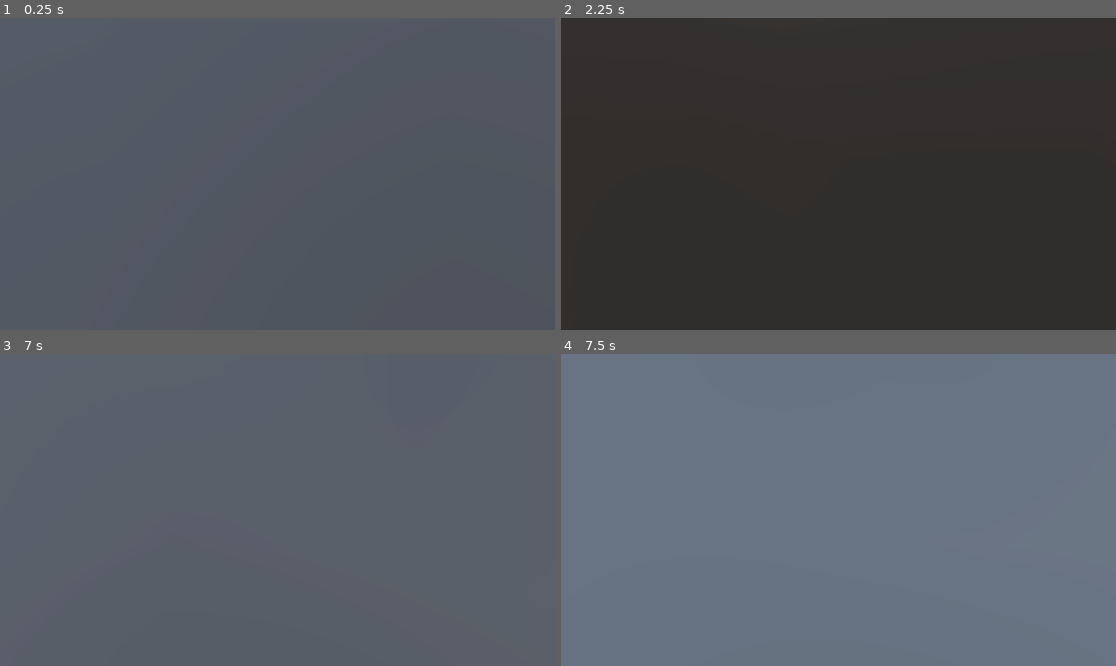
Above: before the commit, frames 1-4 (two rows, left to right).
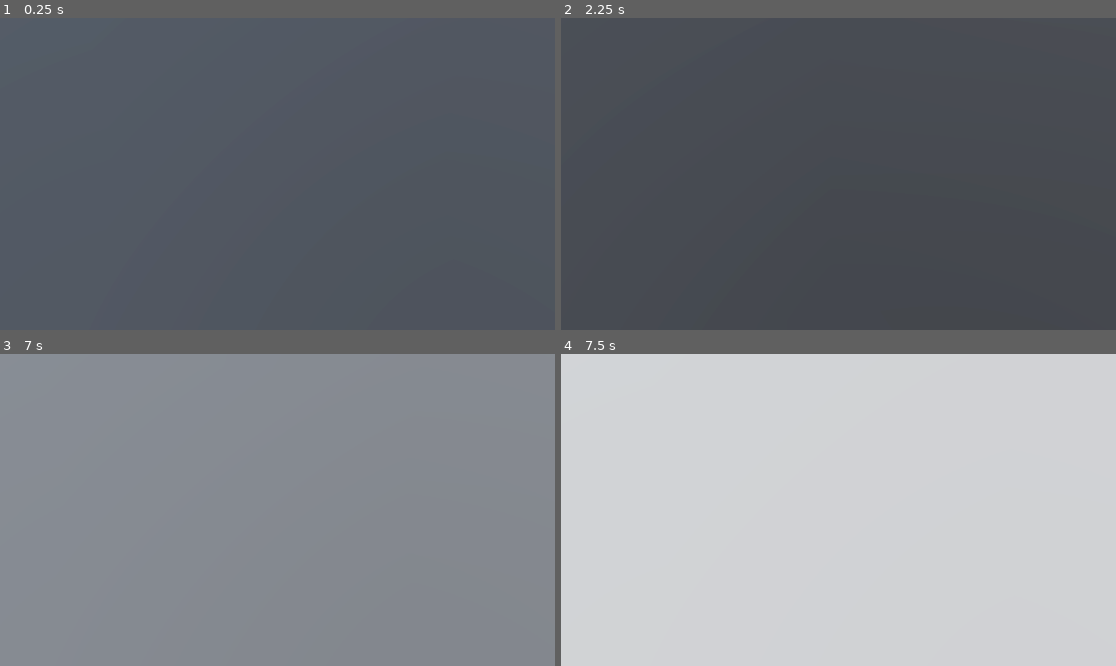
Above: after the commit, the same moments.

Repository: marioxaxa/felpojam
Game: Godot game, scene res://levels/level_01/sala_01.tscn
Same seed, same stepped clock (60 frames per second), same inputs: the game is played once before the commit and once after it. Before the commit the project starts from res://levels/level_01/world.tscn.
Inputs (mouse positions are in pixels of both pictures, inside the frame that each line leads up to):
- Up to frame 1 (0.25 s): no input
- Up to frame 2 (2.25 s): tap Enter at 0.5, 2 s; move the mouse to (832, 180) at 0.52 s; hold W (up) from 0.53 s (still down); tap Space (jump) at 0.6, 0.77, 1.07, 1.25, 1.35, 1.52, 1.82, 2.1 s; move the mouse to (877, 177) at 1.27 s; move the mouse to (794, 170) at 2.02 s
- Up to frame 3 (7 s): tap Space (jump) at 2.75, 2.85, 3.02, 3.32, 3.6, 3.77, 4.07, 4.25, 4.35, 4.52, 4.82, 5.1, 5.85, 6.02, 6.32, 6.6, 6.77 s; move the mouse to (283, 510) at 2.77 s; release W (up) at 2.78 s; hold A (left) 2.78-3.53 s; tap Enter at 3.5 s; move the mouse to (255, 503) at 3.52 s; hold W (up) 3.53-5.78 s; move the mouse to (305, 510) at 4.27 s; move the mouse to (249, 510) at 5.02 s; move the mouse to (288, 503) at 5.77 s; hold D (right) 5.78-6.53 s; move the mouse to (271, 516) at 6.52 s; hold W (up) from 6.53 s (still down)
- Up to frame 4 (7.5 s): keep holding W (up); tap Space (jump) at 7.07, 7.35 s; move the mouse to (877, 513) at 7.27 s

The runs differ from the first frame. In frame 2, 100% of the frame differs, in the area x 0-100%, y 0-100%; in frame 3, 100%; in frame 4, 100%.

Commit message:
feat: base de transição de área, junto com outra cena

Diff:
--- /dev/null
+++ b/core/transition_layer.gd
@@ -0,0 +1,27 @@
+extends CanvasLayer
+
+@onready var animation_player = $AnimationPlayer
+var next_scene_path = ""
+
+# _ready é chamado apenas uma vez, quando o jogo inicia.
+func _ready():
+	# Conectamos ao sinal 'scene_changed' para saber quando uma nova cena foi carregada.
+	get_tree().scene_changed.connect(_on_scene_changed)
+
+func transition_to(scene_path: String):
+	# Evita que uma nova transição comece se uma já estiver em andamento.
+	if animation_player.is_playing() and animation_player.current_animation == "fade_to_white":
+		return
+
+	next_scene_path = scene_path
+	animation_player.play("fade_to_white")
+
+func _on_animation_player_animation_finished(anim_name):
+	if anim_name == "fade_to_white":
+		# A troca de cena precisa ser deferida para acontecer de forma segura.
+		get_tree().call_deferred("change_scene_to_file", next_scene_path)
+
+# Esta função será chamada automaticamente pelo sinal 'scene_changed'.
+func _on_scene_changed():
+	# Toca a animação para revelar a cena.
+	animation_player.play("fade_to_normal")
--- /dev/null
+++ b/core/transition_layer.tscn
@@ -0,0 +1,59 @@
+[gd_scene format=3 uid="uid://dpsk6l1p8a5q6"]
+
+[ext_resource type="Script" uid="uid://btqkjvlh47imb" path="res://core/transition_layer.gd" id="1_ffw2a"]
+
+[sub_resource type="Animation" id="Animation_c6w8p"]
+resource_name = "fade_to_normal"
+length = 0.5
+tracks/0/type = "value"
+tracks/0/imported = false
+tracks/0/enabled = true
+tracks/0/path = NodePath("ColorRect:color")
+tracks/0/interp = 1
+tracks/0/loop_wrap = true
+tracks/0/keys = {
+"times": PackedFloat32Array(0, 0.5),
+"transitions": PackedFloat32Array(1, 1),
+"update": 0,
+"values": [Color(1, 1, 1, 1), Color(1, 1, 1, 0)]
+}
+
+[sub_resource type="Animation" id="Animation_h1yri"]
+resource_name = "fade_to_white"
+length = 0.5
+tracks/0/type = "value"
+tracks/0/imported = false
+tracks/0/enabled = true
+tracks/0/path = NodePath("ColorRect:color")
+tracks/0/interp = 1
+tracks/0/loop_wrap = true
+tracks/0/keys = {
+"times": PackedFloat32Array(0, 0.5),
+"transitions": PackedFloat32Array(1, 1),
+"update": 0,
+"values": [Color(1, 1, 1, 0), Color(1, 1, 1, 1)]
+}
+
+[sub_resource type="AnimationLibrary" id="AnimationLibrary_y7f8d"]
+_data = {
+&"fade_to_normal": SubResource("Animation_c6w8p"),
+&"fade_to_white": SubResource("Animation_h1yri")
+}
+
+[node name="TransitionLayer" type="CanvasLayer" unique_id=1962028237]
+layer = 128
+script = ExtResource("1_ffw2a")
+
+[node name="ColorRect" type="ColorRect" parent="." unique_id=2074782922]
+anchors_preset = 15
+anchor_right = 1.0
+anchor_bottom = 1.0
+grow_horizontal = 2
+grow_vertical = 2
+mouse_filter = 2
+color = Color(1, 1, 1, 0)
+
+[node name="AnimationPlayer" type="AnimationPlayer" parent="." unique_id=2040005156]
+libraries/ = SubResource("AnimationLibrary_y7f8d")
+
+[connection signal="animation_finished" from="AnimationPlayer" to="." method="_on_animation_player_animation_finished"]
--- a/entities/player/player_controller.gd
+++ b/entities/player/player_controller.gd
@@ -2,7 +2,7 @@
 
 const SPEED = 5.0
 const JUMP_VELOCITY = 4.5
-const SENSITIVITY = 0.03
+const SENSITIVITY = 0.003
 
 @onready var head = $Head
 @onready var camera = $Head/Camera3D
@@ -21,10 +21,6 @@
 	if not is_on_floor():
 		velocity += get_gravity() * delta
 
-	# Handle jump.
-	if Input.is_action_just_pressed("jump") and is_on_floor():
-		velocity.y = JUMP_VELOCITY
-
 	# Get the input direction and handle the movement/deceleration.
 	# As good practice, you should replace UI actions with custom gameplay actions.
 	var input_dir := Input.get_vector("left", "right", "up", "down")
--- /dev/null
+++ b/levels/level_01/area_transition.gd
@@ -0,0 +1,10 @@
+extends Area3D
+
+@export_file("*.tscn") var next_scene_path: String
+
+func _on_body_entered(body):
+	if body.is_in_group("player"):
+		# Desativa a área para não acionar a transição várias vezes.
+		set_deferred("monitoring", false)
+		# Chama o nosso gerenciador de transição global.
+		TransitionLayer.transition_to(next_scene_path)
--- /dev/null
+++ b/levels/level_01/sala_01.tscn
@@ -0,0 +1,88 @@
+[gd_scene format=3 uid="uid://b6tswpbbuby8w"]
+
+[ext_resource type="PackedScene" uid="uid://qg16dkssv2wr" path="res://entities/player/player.tscn" id="1_cawrq"]
+[ext_resource type="Script" uid="uid://biyicljt37a4q" path="res://levels/level_01/area_transition.gd" id="3_gnans"]
+
+[sub_resource type="ProceduralSkyMaterial" id="ProceduralSkyMaterial_7j4su"]
+sky_horizon_color = Color(0.66224277, 0.6717428, 0.6867428, 1)
+ground_horizon_color = Color(0.66224277, 0.6717428, 0.6867428, 1)
+
+[sub_resource type="Sky" id="Sky_gnans"]
+sky_material = SubResource("ProceduralSkyMaterial_7j4su")
+
+[sub_resource type="Environment" id="Environment_anyh6"]
+background_mode = 2
+sky = SubResource("Sky_gnans")
+tonemap_mode = 2
+glow_enabled = true
+
+[sub_resource type="StandardMaterial3D" id="StandardMaterial3D_fxv8n"]
+albedo_color = Color(0, 0, 1, 1)
+
+[sub_resource type="StandardMaterial3D" id="StandardMaterial3D_7j4su"]
+albedo_color = Color(0, 0, 1, 1)
+
+[sub_resource type="BoxShape3D" id="BoxShape3D_otmm6"]
+
+[node name="World" type="Node3D" unique_id=1786102835]
+
+[node name="DirectionalLight3D" type="DirectionalLight3D" parent="." unique_id=313136779]
+transform = Transform3D(-0.8660254, -0.43301278, 0.25, 0, 0.49999997, 0.86602545, -0.50000006, 0.75, -0.43301266, 0, 0, 0)
+shadow_enabled = true
+
+[node name="WorldEnvironment" type="WorldEnvironment" parent="." unique_id=1550380617]
+environment = SubResource("Environment_anyh6")
+
+[node name="Player" parent="." unique_id=231898161 groups=["player"] instance=ExtResource("1_cawrq")]
+transform = Transform3D(1, 0, 0, 0, 1, 0, 0, 0, 1, 0.7088585, 1.8757882, -7.517208)
+
+[node name="CSGBox3D6" type="CSGBox3D" parent="." unique_id=14090534]
+transform = Transform3D(0.81437904, 0.58033353, 0, -0.505704, 0.7096517, 0.49056923, 0.28469372, -0.3995092, 0.87140226, 0, 2, 5)
+
+[node name="Room" type="Node3D" parent="." unique_id=1169134797]
+transform = Transform3D(-4.371139e-08, 0, 1, 0, 1, 0, -1, 0, -4.371139e-08, 0, 0, 0)
+
+[node name="CSGBox3D" type="CSGBox3D" parent="Room" unique_id=1437912699]
+transform = Transform3D(49.773, 0, 0, 0, 0.395, 0, 0, 0, 50, 0.013396263, 0, -0.008141755)
+use_collision = true
+
+[node name="CSGBox3D2" type="CSGBox3D" parent="Room" unique_id=455091326]
+transform = Transform3D(-3.094542e-08, 0, 49.706856, 0, 2.6807945, 0, -0.7079487, 0, -2.1727558e-06, -0.020342827, 1.329135, -24.349495)
+use_collision = true
+material = SubResource("StandardMaterial3D_fxv8n")
+
+[node name="CSGBox3D3" type="CSGBox3D" parent="Room" unique_id=1141158074]
+transform = Transform3D(0.708, 0, 0, 0, 2.681, 0, 0, 0, 23, 24.633265, 1.329135, -12.8945)
+use_collision = true
+material = SubResource("StandardMaterial3D_7j4su")
+
+[node name="CSGBox3D5" type="CSGBox3D" parent="Room" unique_id=1926461003]
+transform = Transform3D(0.7079487, 0, 0, 0, 2.6807945, 0, 0, 0, 49.706856, -24.500246, 1.329135, 0)
+use_collision = true
+material = SubResource("StandardMaterial3D_7j4su")
+
+[node name="CSGBox3D4" type="CSGBox3D" parent="Room" unique_id=1309709953]
+transform = Transform3D(-3.094542e-08, 0, 49.706856, 0, 2.6807945, 0, -0.7079487, 0, -2.1727558e-06, -0.020342827, 1.329135, 24.098793)
+use_collision = true
+material = SubResource("StandardMaterial3D_7j4su")
+
+[node name="CSGBox3D13" type="CSGBox3D" parent="Room" unique_id=918577041]
+transform = Transform3D(0.708, 0, 0, 0, 2.681, 0, 0, 0, 23, 24.633265, 1.329135, 12.7551565)
+operation = 1
+use_collision = true
+material = SubResource("StandardMaterial3D_7j4su")
+
+[node name="CSGBox3D12" type="CSGBox3D" parent="Room" unique_id=348409406]
+transform = Transform3D(8.8388815, 0, 0, 0, 0.395, 0, 0, 0, 3.0899673, 28.71788, 0, -0.04198587)
+use_collision = true
+
+[node name="AreaTransicao" type="Area3D" parent="Room" unique_id=1241432804]
+transform = Transform3D(1, 0, 0, 0, 1, 0, 0, 0, 1, 25.46249, 1.6469939, 0)
+script = ExtResource("3_gnans")
+next_scene_path = "uid://chh8esr7y3clj"
+
+[node name="CollisionShape3D" type="CollisionShape3D" parent="Room/AreaTransicao" unique_id=1943736417]
+transform = Transform3D(0.37578422, 0, 0, 0, 2.3451743, 0, 0, 0, 3.2846515, 0, 0, 0)
+shape = SubResource("BoxShape3D_otmm6")
+
+[connection signal="body_entered" from="Room/AreaTransicao" to="Room/AreaTransicao" method="_on_body_entered"]
--- /dev/null
+++ b/levels/level_01/sala_02.tscn
@@ -0,0 +1,83 @@
+[gd_scene format=3 uid="uid://chh8esr7y3clj"]
+
+[ext_resource type="PackedScene" uid="uid://qg16dkssv2wr" path="res://entities/player/player.tscn" id="1_rdbdr"]
+
+[sub_resource type="StandardMaterial3D" id="StandardMaterial3D_fxv8n"]
+albedo_color = Color(0, 0, 1, 1)
+
+[sub_resource type="StandardMaterial3D" id="StandardMaterial3D_7j4su"]
+albedo_color = Color(0, 0, 1, 1)
+
+[sub_resource type="ProceduralSkyMaterial" id="ProceduralSkyMaterial_yxtlt"]
+sky_horizon_color = Color(0.66224277, 0.6717428, 0.6867428, 1)
+ground_horizon_color = Color(0.66224277, 0.6717428, 0.6867428, 1)
+
+[sub_resource type="Sky" id="Sky_vho8h"]
+sky_material = SubResource("ProceduralSkyMaterial_yxtlt")
+
+[sub_resource type="Environment" id="Environment_5fj80"]
+background_mode = 2
+sky = SubResource("Sky_vho8h")
+tonemap_mode = 2
+glow_enabled = true
+
+[node name="World" type="Node3D" unique_id=255224488]
+
+[node name="Player" parent="." unique_id=231898161 groups=["player"] instance=ExtResource("1_rdbdr")]
+transform = Transform3D(1, 0, 0, 0, 1, 0, 0, 0, 1, 30.297588, 1.3307586, -0.005244255)
+
+[node name="Room" type="Node3D" parent="." unique_id=1918062786]
+transform = Transform3D(1.1924881e-08, 0, -1, 0, 1, 0, 1, 0, 1.1924881e-08, 30.4602, 0, -38.789326)
+
+[node name="CSGBox3D7" type="CSGBox3D" parent="Room" unique_id=1341884839]
+transform = Transform3D(49.773, 0, 0, 0, 0.395, 0, 0, 0, 50, 19.964388, 0, 0)
+use_collision = true
+
+[node name="CSGBox3D8" type="CSGBox3D" parent="Room" unique_id=1969244980]
+transform = Transform3D(-3.094542e-08, 0, 49.706856, 0, 2.6807945, 0, -0.7079487, 0, -2.1727558e-06, 19.964388, 1.329135, -24.349495)
+use_collision = true
+material = SubResource("StandardMaterial3D_fxv8n")
+
+[node name="CSGBox3D9" type="CSGBox3D" parent="Room" unique_id=1087738947]
+transform = Transform3D(0.708, 0, 0, 0, 2.681, 0, 0, 0, 23, 44.62327, 1.329135, -12.8945)
+use_collision = true
+material = SubResource("StandardMaterial3D_7j4su")
+
+[node name="CSGBox3D10" type="CSGBox3D" parent="Room" unique_id=652244962]
+transform = Transform3D(0.7079487, 0, 0, 0, 2.6807945, 0, 0, 0, 49.706856, -4.538397, 1.329135, 0)
+use_collision = true
+material = SubResource("StandardMaterial3D_7j4su")
+
+[node name="CSGBox3D11" type="CSGBox3D" parent="Room" unique_id=1943157117]
+transform = Transform3D(-3.094542e-08, 0, 49.706856, 0, 2.6807945, 0, -0.7079487, 0, -2.1727558e-06, 19.964388, 1.329135, 24.098793)
+use_collision = true
+material = SubResource("StandardMaterial3D_7j4su")
+
+[node name="CSGBox3D16" type="CSGBox3D" parent="Room" unique_id=1075699222]
+transform = Transform3D(0.708, 0, 0, 0, 2.681, 0, 0, 0, 23, 44.58609, 1.329, 12.755)
+operation = 1
+use_collision = true
+material = SubResource("StandardMaterial3D_7j4su")
+
+[node name="CSGBox3D15" type="CSGBox3D" parent="Room" unique_id=1357704426]
+transform = Transform3D(-3.0947664e-08, 0, 2.2292562, 0, 2.681, 0, -0.708, 0, -9.744388e-08, 43.145927, 1.3172612, 1.6047554)
+operation = 1
+use_collision = true
+material = SubResource("StandardMaterial3D_7j4su")
+
+[node name="CSGBox3D17" type="CSGBox3D" parent="Room" unique_id=871432147]
+transform = Transform3D(-3.0947664e-08, 0, 2.2292562, 0, 2.681, 0, -0.708, 0, -9.744388e-08, 43.17888, 1.3363506, -1.748603)
+operation = 1
+use_collision = true
+material = SubResource("StandardMaterial3D_7j4su")
+
+[node name="CSGBox3D12" type="CSGBox3D" parent="Room" unique_id=313905578]
+transform = Transform3D(8.8388815, 0, 0, 0, 0.395, 0, 0, 0, 3.0899673, 19.964388, 0, -0.04198587)
+use_collision = true
+
+[node name="DirectionalLight3D" type="DirectionalLight3D" parent="." unique_id=2078723825]
+transform = Transform3D(-0.8660254, -0.43301278, 0.25, 0, 0.49999997, 0.86602545, -0.50000006, 0.75, -0.43301266, 3.1930068, 3.4638667, -5.5304484)
+shadow_enabled = true
+
+[node name="WorldEnvironment" type="WorldEnvironment" parent="." unique_id=64512982]
+environment = SubResource("Environment_5fj80")
--- a/levels/level_01/world.tscn
+++ /dev/null
@@ -1,61 +0,0 @@
-[gd_scene format=3 uid="uid://b6tswpbbuby8w"]
-
-[ext_resource type="PackedScene" uid="uid://qg16dkssv2wr" path="res://entities/player/player.tscn" id="1_fxv8n"]
-
-[sub_resource type="ProceduralSkyMaterial" id="ProceduralSkyMaterial_7j4su"]
-sky_horizon_color = Color(0.66224277, 0.6717428, 0.6867428, 1)
-ground_horizon_color = Color(0.66224277, 0.6717428, 0.6867428, 1)
-
-[sub_resource type="Sky" id="Sky_vho8h"]
-sky_material = SubResource("ProceduralSkyMaterial_7j4su")
-
-[sub_resource type="Environment" id="Environment_anyh6"]
-background_mode = 2
-sky = SubResource("Sky_vho8h")
-tonemap_mode = 2
-glow_enabled = true
-
-[sub_resource type="StandardMaterial3D" id="StandardMaterial3D_fxv8n"]
-albedo_color = Color(0, 0, 1, 1)
-
-[sub_resource type="StandardMaterial3D" id="StandardMaterial3D_7j4su"]
-albedo_color = Color(0, 0, 1, 1)
-
-[node name="World" type="Node3D" unique_id=1786102835]
-
-[node name="DirectionalLight3D" type="DirectionalLight3D" parent="." unique_id=313136779]
-transform = Transform3D(-0.8660254, -0.43301278, 0.25, 0, 0.49999997, 0.86602545, -0.50000006, 0.75, -0.43301266, 0, 0, 0)
-shadow_enabled = true
-
-[node name="WorldEnvironment" type="WorldEnvironment" parent="." unique_id=1550380617]
-environment = SubResource("Environment_anyh6")
-
-[node name="CSGBox3D" type="CSGBox3D" parent="." unique_id=1437912699]
-transform = Transform3D(49.773, 0, 0, 0, 0.395, 0, 0, 0, 50, 0, 0, 0)
-use_collision = true
-
-[node name="CSGBox3D2" type="CSGBox3D" parent="." unique_id=455091326]
-transform = Transform3D(-3.094542e-08, 0, 49.706856, 0, 2.6807945, 0, -0.7079487, 0, -2.1727558e-06, -0.020342827, 1.329135, -24.349495)
-use_collision = true
-material = SubResource("StandardMaterial3D_fxv8n")
-
-[node name="CSGBox3D3" type="CSGBox3D" parent="." unique_id=1141158074]
-transform = Transform3D(0.7079487, 0, 0, 0, 2.6807945, 0, 0, 0, 49.706856, 24.633265, 1.329135, 0)
-use_collision = true
-material = SubResource("StandardMaterial3D_7j4su")
-
-[node name="CSGBox3D5" type="CSGBox3D" parent="." unique_id=1926461003]
-transform = Transform3D(0.7079487, 0, 0, 0, 2.6807945, 0, 0, 0, 49.706856, -24.500246, 1.329135, 0)
-use_collision = true
-material = SubResource("StandardMaterial3D_7j4su")
-
-[node name="CSGBox3D4" type="CSGBox3D" parent="." unique_id=1309709953]
-transform = Transform3D(-3.094542e-08, 0, 49.706856, 0, 2.6807945, 0, -0.7079487, 0, -2.1727558e-06, -0.020342827, 1.329135, 24.098793)
-use_collision = true
-material = SubResource("StandardMaterial3D_7j4su")
-
-[node name="Player" parent="." unique_id=231898161 instance=ExtResource("1_fxv8n")]
-transform = Transform3D(1, 0, 0, 0, 1, 0, 0, 0, 1, 0, 2.4076257, 0)
-
-[node name="CSGBox3D6" type="CSGBox3D" parent="." unique_id=14090534]
-transform = Transform3D(0.81437904, 0.58033353, 0, -0.505704, 0.7096517, 0.49056923, 0.28469372, -0.3995092, 0.87140226, 0, 2, 5)
--- a/project.godot
+++ b/project.godot
@@ -14,6 +14,14 @@
 run/main_scene="uid://b6tswpbbuby8w"
 config/features=PackedStringArray("4.6", "Forward Plus")
 config/icon="res://icon.svg"
+
+[autoload]
+
+TransitionLayer="*res://core/transition_layer.tscn"
+
+[global_group]
+
+player=""
 
 [input]
 
Not shown, added: core/transition_layer.gd.uid
Not shown, added: levels/level_01/area_transition.gd.uid
